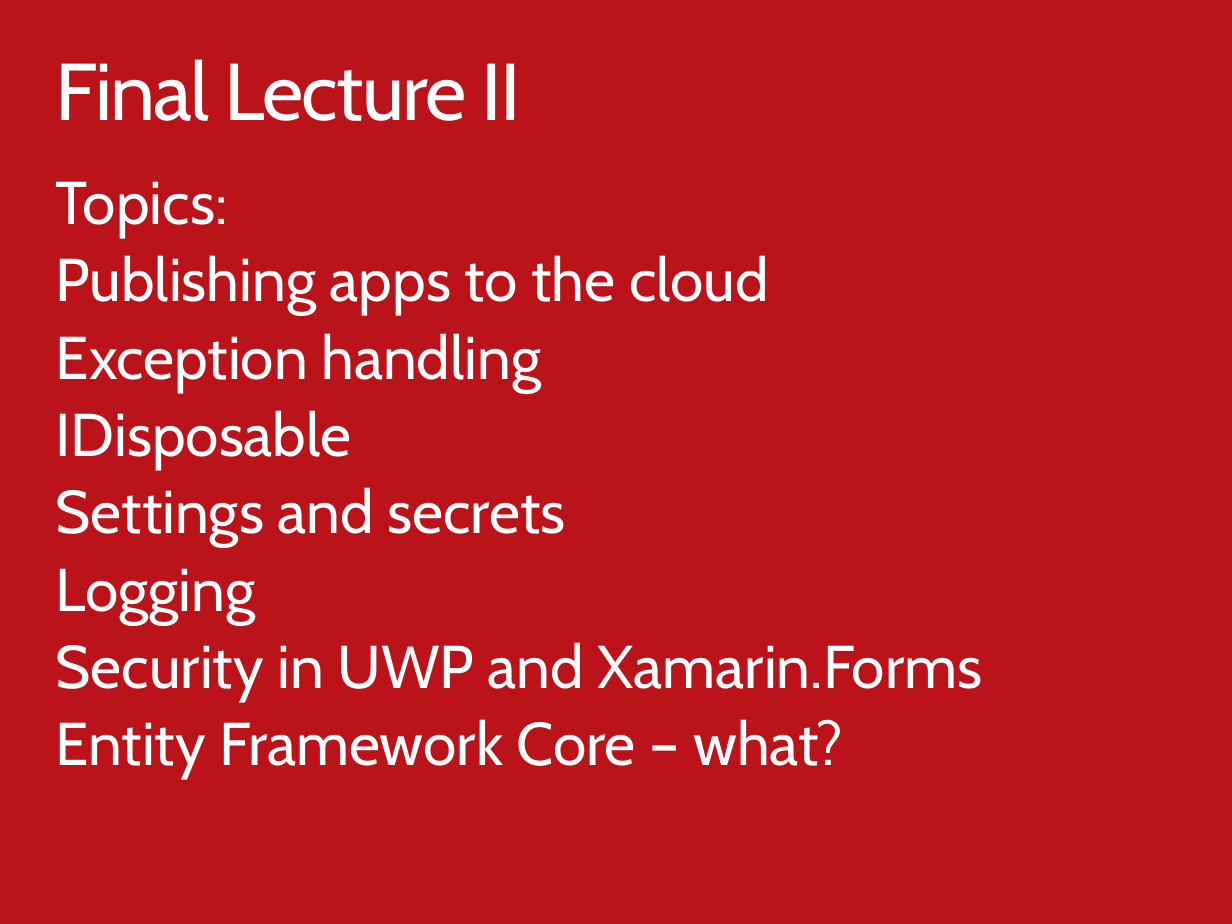
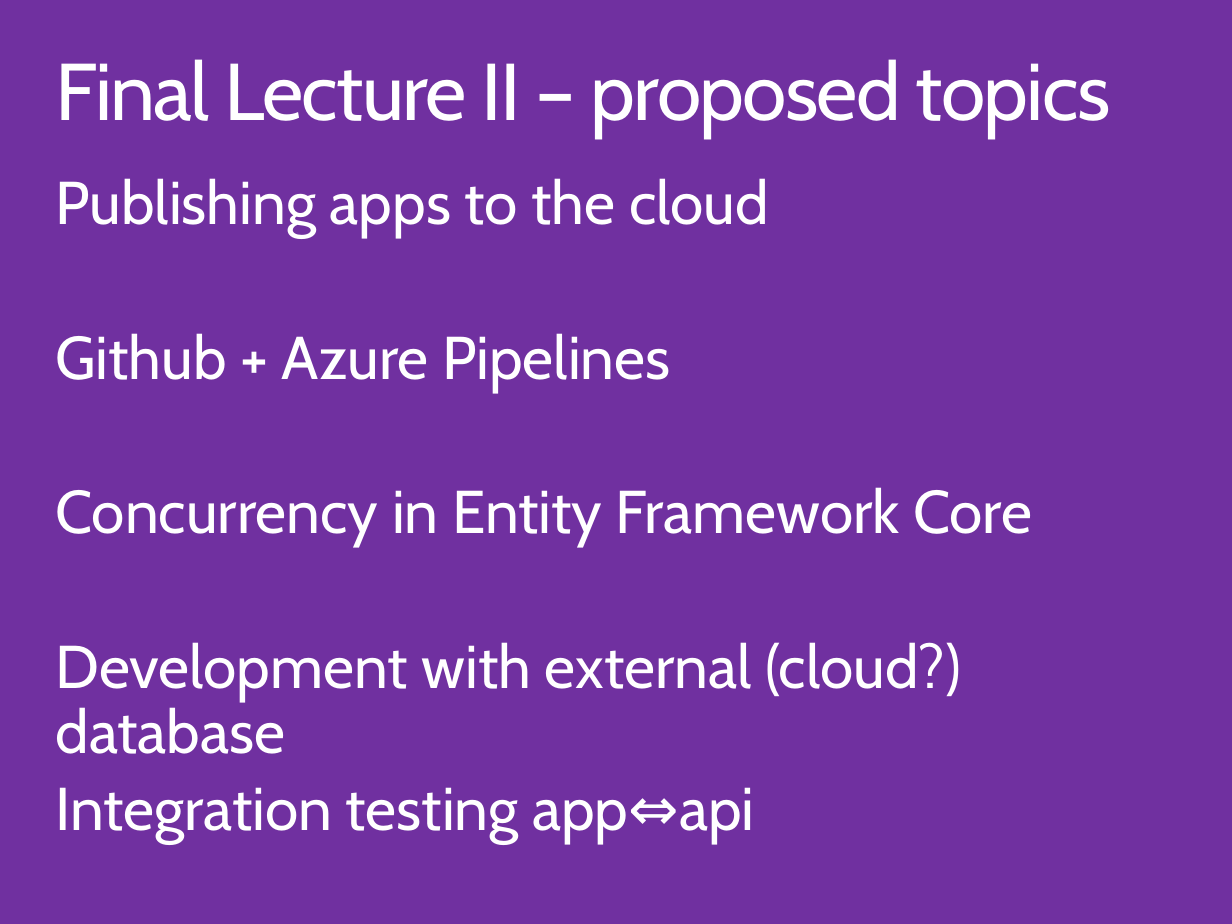
Before and after one commit to ondfisk/BDSA2018, a slide deck: slide 10 of Slides/Lecture10 - Security and stuff.pptx (slide 6 before the commit). Drawn at 1232x924 pixels with LibreOffice and Linux fonts; fonts in the diff are those of the drawing. Boxes give left, top, right and bottom in pixels: in the first picture for what was removed or moved away, otherwise in the second. Text is boxed around its words. In the diff, an @@ line names an element or a change of style, - is before the commit and + after.

Commit message:
Updated slides

```diff
--- a/Slides/Lecture10 - Security and stuff.pptx
+++ b/Slides/Lecture10 - Security and stuff.pptx
@@ background #BA141A to #7030A0 @@
@@ title at box(55, 59, 1110, 138): text changed @@
-Final Lecture II
+Final Lecture II – proposed topics
@@ text at box(56, 181, 228, 237): paragraph removed @@
-Topics:
@@ text at box(56, 333, 1032, 844): text changed @@
-Exception handling
-IDisposable
-Settings and secrets
-Logging
-Security in UWP and Xamarin.Forms
-Entity Framework Core – what?
+Github + Azure Pipelines
+Concurrency in Entity Framework Core
+Development with external (cloud?) database
+Integration testing app⇔api
```
Also in this commit, not shown: 3 other slides changed, 4 slides added.
